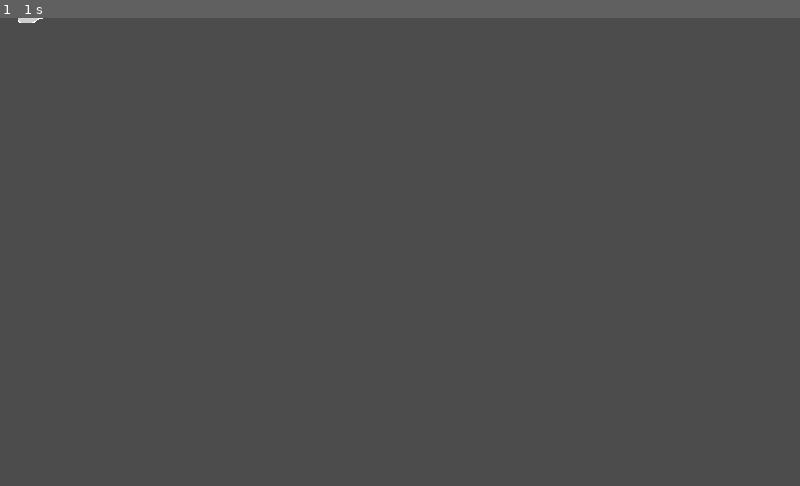
Above: before the commit, frame 1.
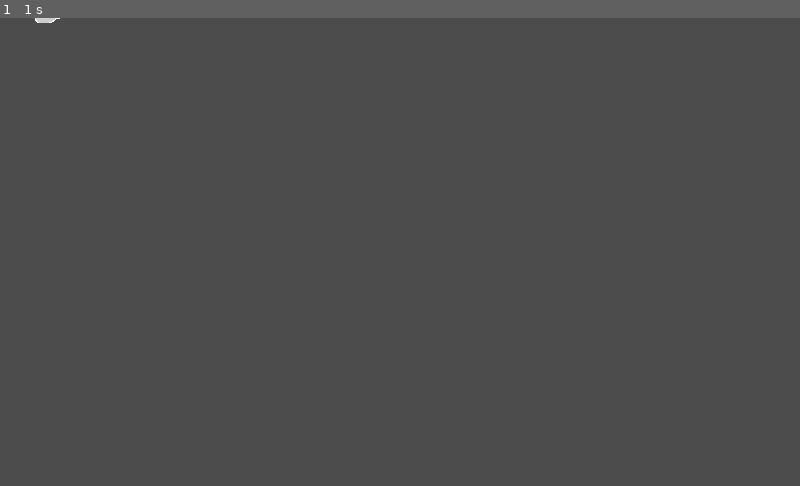
Above: after the commit, the same moment.

Repository: the-alex-g/BrownBoats
Game: Godot game, scene res://Boat/Boat.tscn
Same seed, same stepped clock (60 frames per second), same inputs: the game is played once before the commit and once after it. This scene is started directly instead of the project's main scene.
Inputs:
- Up to frame 1 (1 s): tap Enter at 0.5 s

The runs differ from the first frame. In frame 1, less than 0.1% of the frame differs, in the area x 2-8%, y 0-2%.

Commit message:
Add sail damaging and fix join menu problems

Diff:
--- a/project/Boat/Boat.gd
+++ b/project/Boat/Boat.gd
@@ -7,7 +7,7 @@
 export var turn_speed := 0.01
 export var accel_factor := 0.01
 export var deaccel_factor := 0.01
-export var damage := 5
+export var damage := 8
 
 var id := 0
 var _turn_inertia := 0.0
@@ -76,4 +76,8 @@
 
 
 func damage(amount:int)->void:
-	BoatStats.hull[id] -= amount
+	for i in amount:
+		if randi() % 4 == 0:
+			BoatStats.sails[id] -= 1
+		else:
+			BoatStats.hull[id] -= 1
--- a/project/Boat/BoatDisplay.gd
+++ b/project/Boat/BoatDisplay.gd
@@ -7,13 +7,10 @@
 onready var _sail_bar : ProgressBar = $VBoxContainer/SailBar
 
 
-func _ready()->void:
+func _set_id(value:int)->void:
+	id = value
 	self_modulate = BoatStats.colors[id]
 	_cannon_bar.max_value = BoatStats.cannons[id]
-
-
-func _set_id(value:int)->void:
-	id = value
 	show()
 
 
--- a/project/JoinMenu/JoinMenu.gd
+++ b/project/JoinMenu/JoinMenu.gd
@@ -7,8 +7,8 @@
 	Color.saddlebrown,
 ]
 
-var boats_joined := []
-var boat_color_indicies := []
+var boats_joined := [-1, -1, -1, -1]
+var boat_color_indicies := [-1, -1, -1, -1]
 
 
 func _input(event:InputEvent)->void:
@@ -40,6 +40,7 @@
 
 func _start()->void:
 	for i in boats_joined:
-		BoatStats.add_boat(i, BOAT_COLORS[boat_color_indicies[i]])
+		if i != -1:
+			BoatStats.add_boat(i, BOAT_COLORS[boat_color_indicies[i]])
 	# warning-ignore:return_value_discarded
 	get_tree().change_scene("res://Main/World.tscn")
--- a/project/Shared/BoatStats.gd
+++ b/project/Shared/BoatStats.gd
@@ -5,7 +5,7 @@
 var cannons := [4, 4, 4, 4]
 var cannons_loaded := [0, 0, 0, 0]
 var hull := [100, 100, 100, 100]
-var sails := [50, 100, 100, 100]
+var sails := [100, 100, 100, 100]
 
 
 func add_boat(id:int, color:Color)->void:
